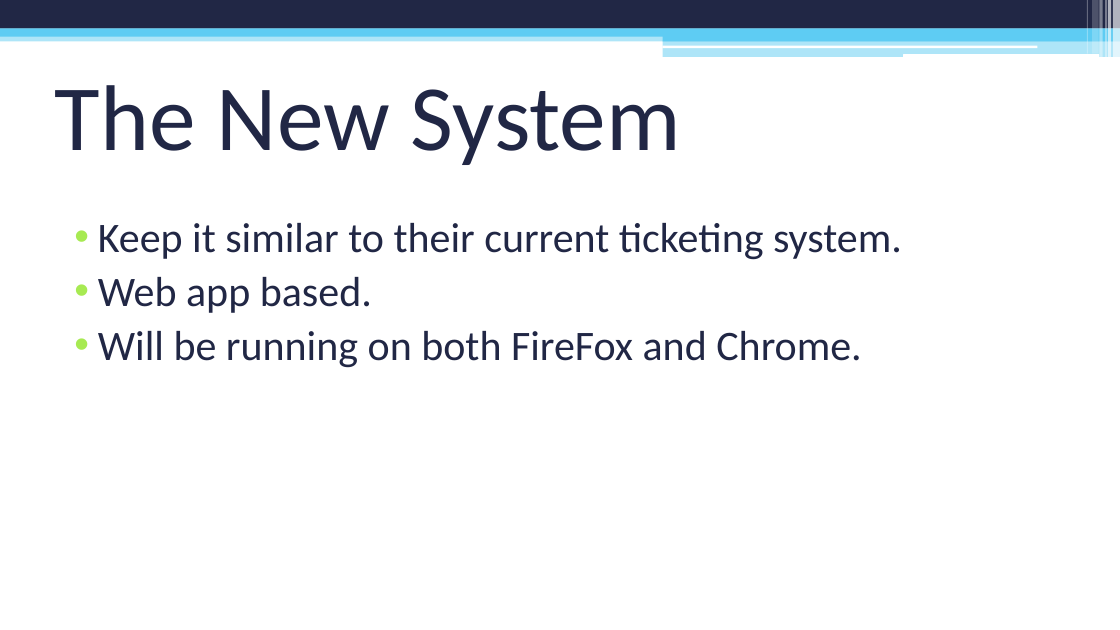
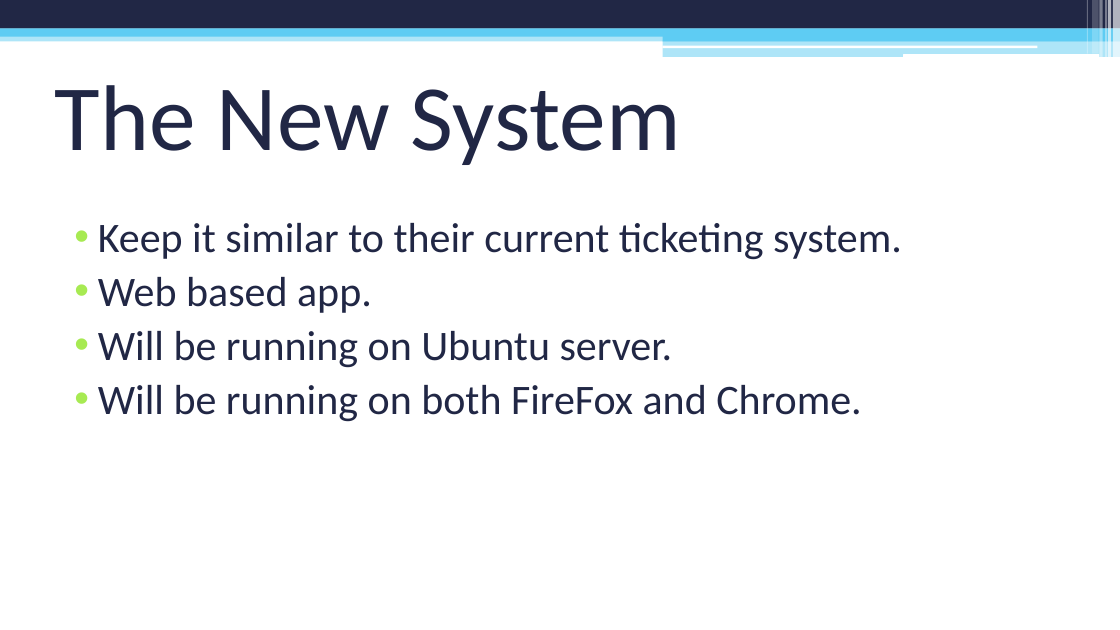
Before and after one commit to sylve0n/CIS260-PowerPoint, a slide deck: slide 4 of PC Repair Clinic Inventory System.pptx. Drawn at 1120x630 pixels with LibreOffice and Linux fonts; fonts in the diff are those of the drawing. Boxes give left, top, right and bottom in pixels: in the first picture for what was removed or moved away, otherwise in the second. Text is boxed around its words. In the diff, an @@ line names an element or a change of style, - is before the commit and + after.

```diff
--- a/PC Repair Clinic Inventory System.pptx
+++ b/PC Repair Clinic Inventory System.pptx
@@ text at box(98, 277, 673, 368): text changed @@
-• Web app based.
+• Web based app.
+• Will be running on Ubuntu server.
```
Also in this commit, not shown: 4 other slides changed, 1 other file.
